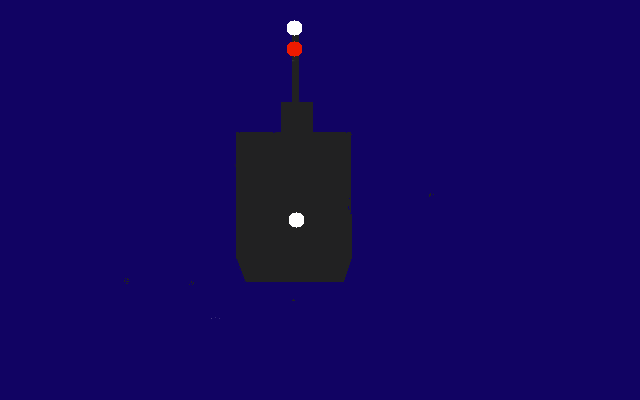
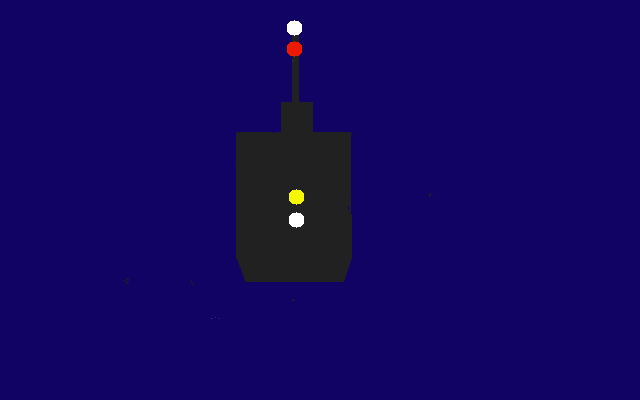
Layer changes from the first w=640, h=400 image to the second:
added layer "tugboat" above "running" over [left=289, top=189, right=304, bottom=205]
